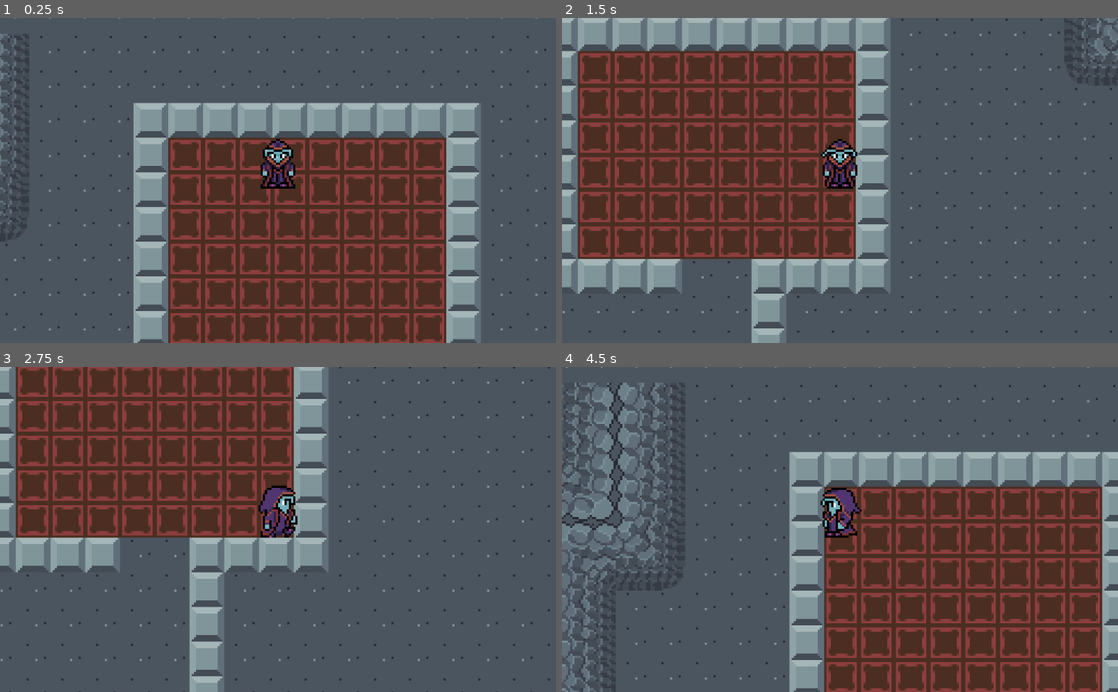
Above: before the commit, frames 1-4 (two rows, left to right).
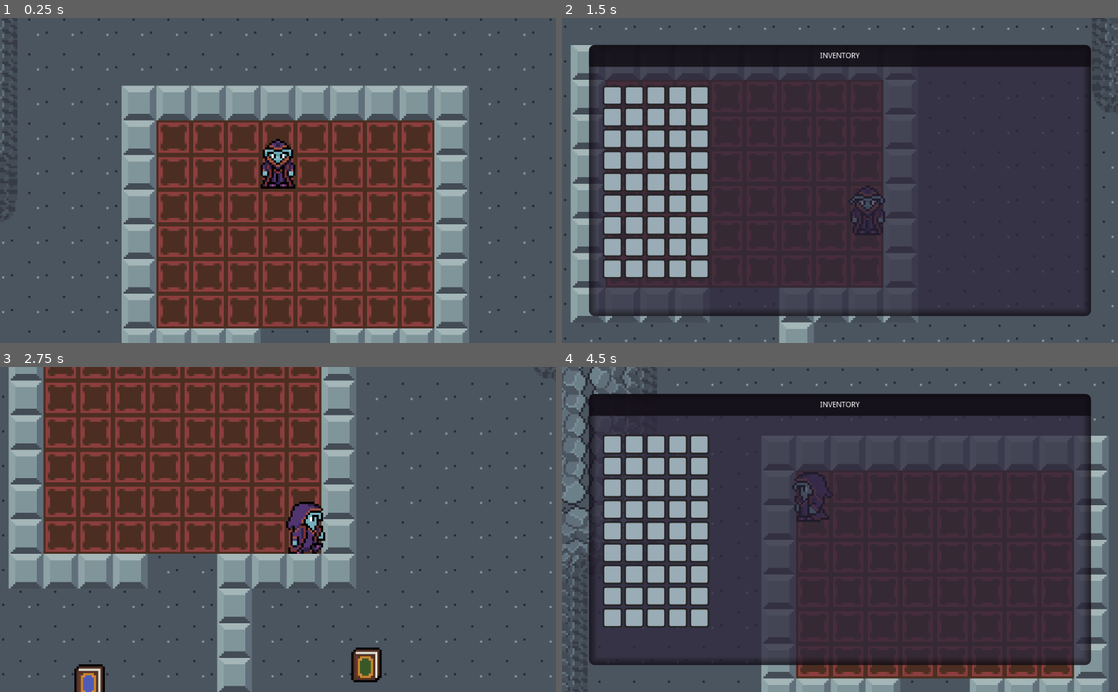
Above: after the commit, the same moments.

Repository: veech/cantation
Game: Godot game, scene res://Scenes/Example_Map.tscn
Same seed, same stepped clock (60 frames per second), same inputs: the game is played once before the commit and once after it.
Inputs:
- Up to frame 1 (0.25 s): no input
- Up to frame 2 (1.5 s): tap Enter (ui_accept) at 0.5, 1.35 s; hold Right (right) 0.53-1.28 s; hold Enter (ui_accept) 0.53-1.28 s; hold Down (down) from 1.28 s (still down)
- Up to frame 3 (2.75 s): tap Enter (ui_accept) at 1.52, 1.82 s; release Down (down) at 2.03 s; hold Right (right) from 2.03 s (still down); hold Enter (ui_accept) from 2.03 s (still down)
- Up to frame 4 (4.5 s): release Right (right) at 2.78 s; release Enter (ui_accept) at 2.78 s; hold Up (up) 2.78-3.53 s; tap Enter (ui_accept) at 2.85, 3.02, 3.32, 4.35 s; hold Enter (ui_accept) 3.53-4.28 s; hold Left (left) from 3.53 s (still down)

The runs differ from the first frame. In frame 1, 34% of the frame differs, in the area x 0-100%, y 0-100%; in frame 2, 72%; in frame 3, 33%; in frame 4, 68%.

Commit message:
Added basic UI for inventory and basic functions

Diff:
--- a/Scenes/Example_Map.tscn
+++ b/Scenes/Example_Map.tscn
@@ -1,8 +1,9 @@
-[gd_scene load_steps=21 format=2]
+[gd_scene load_steps=22 format=2]
 
 [ext_resource path="res://Assets/Tileset_alt.png" type="Texture" id=1]
 [ext_resource path="res://Scenes/Player.tscn" type="PackedScene" id=2]
 [ext_resource path="res://Assets/Floor_Tilemap.png" type="Texture" id=3]
+[ext_resource path="res://Scenes/Spellbook.tscn" type="PackedScene" id=5]
 
 [sub_resource type="ConvexPolygonShape2D" id=1]
 points = PoolVector2Array( 32, 32, 0, 32, 0, 0, 32, 0 )
@@ -519,15 +520,23 @@
 format = 1
 tile_data = PoolIntArray( -196597, 8, 0, -65532, 10, 0, -65531, 8, 0, -65530, 8, 0, -65529, 8, 0, -65528, 8, 0, -65527, …(2666 unchanged characters)…
 
-[node name="KinematicBody2D" parent="." instance=ExtResource( 2 )]
-position = Vector2( 306.469, 97.108 )
-
-[node name="Camera2D" type="Camera2D" parent="KinematicBody2D"]
-current = true
-zoom = Vector2( 0.25, 0.25 )
-
 [node name="TileMap" type="TileMap" parent="."]
 tile_set = SubResource( 17 )
 cell_size = Vector2( 16, 16 )
 format = 1
 tile_data = PoolIntArray( -458724, 2, 0, -393199, 2, 0, -393198, 2, 0, -393197, 2, 0, -393196, 2, 0, -393195, 2, 0, -39 …(41715 unchanged characters)…
+
+[node name="Player" parent="." instance=ExtResource( 2 )]
+position = Vector2( 311.999, 107.831 )
+
+[node name="Spellbook" parent="." instance=ExtResource( 5 )]
+position = Vector2( 277.357, 234.982 )
+
+[node name="Spellbook2" parent="." instance=ExtResource( 5 )]
+position = Vector2( 235.309, 255.004 )
+
+[node name="Spellbook3" parent="." instance=ExtResource( 5 )]
+position = Vector2( 361.942, 345.828 )
+
+[node name="Spellbook4" parent="." instance=ExtResource( 5 )]
+position = Vector2( 404.801, 227.17 )
--- /dev/null
+++ b/Scenes/Inventory_UI.tscn
@@ -0,0 +1,71 @@
+[gd_scene load_steps=5 format=2]
+
+[ext_resource path="res://Scripts/Inventory_UI.gd" type="Script" id=1]
+[ext_resource path="res://Scripts/Inventory.gd" type="Script" id=2]
+
+[sub_resource type="StyleBoxFlat" id=1]
+bg_color = Color( 0.176471, 0.152941, 0.231373, 0.733333 )
+border_width_left = 15
+border_width_top = 15
+border_width_right = 15
+border_width_bottom = 15
+border_color = Color( 0.0627451, 0.0431373, 0.0705882, 0.815686 )
+border_blend = true
+corner_radius_top_left = 10
+corner_radius_top_right = 10
+corner_radius_bottom_right = 10
+corner_radius_bottom_left = 10
+
+[sub_resource type="StyleBoxFlat" id=2]
+bg_color = Color( 0.0627451, 0.0431373, 0.0705882, 0.815686 )
+border_color = Color( 0, 0, 0, 1 )
+corner_radius_top_left = 10
+corner_radius_top_right = 10
+
+[node name="Inventory_UI" type="CanvasLayer"]
+layer = -1
+script = ExtResource( 1 )
+
+[node name="Inventory" type="Panel" parent="."]
+anchor_right = 1.0
+anchor_bottom = 1.0
+margin_left = 50.0
+margin_top = 50.0
+margin_right = -50.0
+margin_bottom = -50.0
+custom_styles/panel = SubResource( 1 )
+script = ExtResource( 2 )
+__meta__ = {
+"_edit_use_anchors_": false
+}
+
+[node name="TopBar" type="Panel" parent="Inventory"]
+anchor_right = 1.0
+margin_bottom = 40.0
+custom_styles/panel = SubResource( 2 )
+__meta__ = {
+"_edit_use_anchors_": false
+}
+
+[node name="Label" type="Label" parent="Inventory/TopBar"]
+anchor_right = 1.0
+anchor_bottom = 1.0
+custom_colors/font_color = Color( 1, 1, 1, 1 )
+text = "Inventory"
+align = 1
+valign = 1
+uppercase = true
+
+[node name="SlotsContainer" type="ScrollContainer" parent="Inventory"]
+anchor_right = 1.0
+anchor_bottom = 1.0
+margin_left = 25.0
+margin_top = 75.0
+margin_right = -25.0
+margin_bottom = -25.0
+__meta__ = {
+"_edit_use_anchors_": false
+}
+
+[node name="Slots" type="GridContainer" parent="Inventory/SlotsContainer"]
+columns = 5
--- a/Scenes/Player.tscn
+++ b/Scenes/Player.tscn
@@ -5,131 +5,131 @@
 
 [sub_resource type="AtlasTexture" id=1]
 atlas = ExtResource( 1 )
-region = Rect2( 0, 192, 64, 64 )
+region = Rect2( 0, 128, 64, 64 )
 
 [sub_resource type="AtlasTexture" id=2]
 atlas = ExtResource( 1 )
-region = Rect2( 64, 192, 64, 64 )
+region = Rect2( 64, 128, 64, 64 )
 
 [sub_resource type="AtlasTexture" id=3]
 atlas = ExtResource( 1 )
-region = Rect2( 128, 192, 64, 64 )
+region = Rect2( 128, 128, 64, 64 )
 
 [sub_resource type="AtlasTexture" id=4]
 atlas = ExtResource( 1 )
-region = Rect2( 192, 192, 64, 64 )
+region = Rect2( 192, 128, 64, 64 )
 
 [sub_resource type="AtlasTexture" id=5]
 atlas = ExtResource( 1 )
-region = Rect2( 0, 64, 64, 64 )
+region = Rect2( 0, 0, 64, 64 )
 
 [sub_resource type="AtlasTexture" id=6]
 atlas = ExtResource( 1 )
-region = Rect2( 64, 64, 64, 64 )
+region = Rect2( 64, 0, 64, 64 )
 
 [sub_resource type="AtlasTexture" id=7]
 atlas = ExtResource( 1 )
-region = Rect2( 128, 64, 64, 64 )
+region = Rect2( 128, 0, 64, 64 )
 
 [sub_resource type="AtlasTexture" id=8]
 atlas = ExtResource( 1 )
-region = Rect2( 192, 64, 64, 64 )
+region = Rect2( 192, 0, 64, 64 )
 
 [sub_resource type="AtlasTexture" id=9]
 atlas = ExtResource( 1 )
-region = Rect2( 128, 256, 64, 64 )
+region = Rect2( 0, 192, 64, 64 )
 
 [sub_resource type="AtlasTexture" id=10]
 atlas = ExtResource( 1 )
-region = Rect2( 192, 256, 64, 64 )
+region = Rect2( 64, 192, 64, 64 )
 
 [sub_resource type="AtlasTexture" id=11]
 atlas = ExtResource( 1 )
-region = Rect2( 0, 128, 64, 64 )
+region = Rect2( 128, 192, 64, 64 )
 
 [sub_resource type="AtlasTexture" id=12]
 atlas = ExtResource( 1 )
-region = Rect2( 64, 128, 64, 64 )
+region = Rect2( 192, 192, 64, 64 )
 
 [sub_resource type="AtlasTexture" id=13]
 atlas = ExtResource( 1 )
-region = Rect2( 128, 128, 64, 64 )
+region = Rect2( 64, 256, 64, 64 )
 
 [sub_resource type="AtlasTexture" id=14]
 atlas = ExtResource( 1 )
-region = Rect2( 192, 128, 64, 64 )
+region = Rect2( 0, 256, 64, 64 )
 
 [sub_resource type="AtlasTexture" id=15]
 atlas = ExtResource( 1 )
-region = Rect2( 0, 0, 64, 64 )
+region = Rect2( 128, 256, 64, 64 )
 
 [sub_resource type="AtlasTexture" id=16]
 atlas = ExtResource( 1 )
-region = Rect2( 64, 0, 64, 64 )
+region = Rect2( 192, 256, 64, 64 )
 
 [sub_resource type="AtlasTexture" id=17]
 atlas = ExtResource( 1 )
-region = Rect2( 128, 0, 64, 64 )
+region = Rect2( 0, 64, 64, 64 )
 
 [sub_resource type="AtlasTexture" id=18]
 atlas = ExtResource( 1 )
-region = Rect2( 192, 0, 64, 64 )
+region = Rect2( 64, 64, 64, 64 )
 
 [sub_resource type="AtlasTexture" id=19]
 atlas = ExtResource( 1 )
-region = Rect2( 64, 256, 64, 64 )
+region = Rect2( 128, 64, 64, 64 )
 
 [sub_resource type="AtlasTexture" id=20]
 atlas = ExtResource( 1 )
-region = Rect2( 0, 256, 64, 64 )
+region = Rect2( 192, 64, 64, 64 )
 
 [sub_resource type="SpriteFrames" id=21]
 animations = [ {
 "frames": [ SubResource( 1 ), SubResource( 2 ), SubResource( 3 ), SubResource( 4 ) ],
 "loop": true,
-"name": "left_walk",
+"name": "right_walk",
 "speed": 5.0
 }, {
 "frames": [ SubResource( 5 ), SubResource( 6 ), SubResource( 7 ), SubResource( 8 ) ],
 "loop": true,
-"name": "down_walk",
+"name": "up_walk",
 "speed": 5.0
 }, {
-"frames": [ SubResource( 9 ) ],
+"frames": [ SubResource( 9 ), SubResource( 10 ), SubResource( 11 ), SubResource( 12 ) ],
+"loop": true,
+"name": "left_walk",
+"speed": 5.0
+}, {
+"frames": [ SubResource( 13 ) ],
+"loop": true,
+"name": "left_idle",
+"speed": 5.0
+}, {
+"frames": [ SubResource( 14 ) ],
+"loop": true,
+"name": "right_idle",
+"speed": 5.0
+}, {
+"frames": [ SubResource( 15 ) ],
 "loop": true,
 "name": "down_idle",
 "speed": 5.0
 }, {
-"frames": [ SubResource( 10 ) ],
+"frames": [ SubResource( 16 ) ],
 "loop": true,
 "name": "up_idle",
 "speed": 5.0
 }, {
-"frames": [ SubResource( 11 ), SubResource( 12 ), SubResource( 13 ), SubResource( 14 ) ],
+"frames": [ SubResource( 17 ), SubResource( 18 ), SubResource( 19 ), SubResource( 20 ) ],
 "loop": true,
-"name": "right_walk",
-"speed": 5.0
-}, {
-"frames": [ SubResource( 15 ), SubResource( 16 ), SubResource( 17 ), SubResource( 18 ) ],
-"loop": true,
-"name": "up_walk",
-"speed": 5.0
-}, {
-"frames": [ SubResource( 19 ) ],
-"loop": true,
-"name": "left_idle",
-"speed": 5.0
-}, {
-"frames": [ SubResource( 20 ) ],
-"loop": true,
-"name": "right_idle",
+"name": "down_walk",
 "speed": 5.0
 } ]
 
 [sub_resource type="RectangleShape2D" id=22]
 extents = Vector2( 7.13808, 11.7045 )
 
-[node name="KinematicBody2D" type="KinematicBody2D"]
+[node name="Player" type="KinematicBody2D"]
 script = ExtResource( 2 )
 
 [node name="AnimatedSprite" type="AnimatedSprite" parent="."]
@@ -142,3 +142,15 @@
 [node name="CollisionShape2D" type="CollisionShape2D" parent="."]
 position = Vector2( 0, -8 )
 shape = SubResource( 22 )
+
+[node name="Camera2D" type="Camera2D" parent="."]
+current = true
+zoom = Vector2( 0.25, 0.25 )
+drag_margin_h_enabled = true
+drag_margin_v_enabled = true
+smoothing_enabled = true
+smoothing_speed = 10.0
+drag_margin_left = 0.1
+drag_margin_top = 0.1
+drag_margin_right = 0.1
+drag_margin_bottom = 0.1
--- /dev/null
+++ b/Scenes/Potion.tscn
@@ -0,0 +1,19 @@
+[gd_scene load_steps=4 format=2]
+
+[ext_resource path="res://Scripts/Potion.gd" type="Script" id=1]
+[ext_resource path="res://Assets/Items_sheet.png" type="Texture" id=2]
+
+[sub_resource type="RectangleShape2D" id=1]
+extents = Vector2( 7.25699, 7.43051 )
+
+[node name="Potion" type="Area2D"]
+script = ExtResource( 1 )
+
+[node name="Sprite" type="Sprite" parent="."]
+texture = ExtResource( 2 )
+region_enabled = true
+region_rect = Rect2( 16, 0, 16, 16 )
+
+[node name="CollisionShape2D" type="CollisionShape2D" parent="."]
+shape = SubResource( 1 )
+[connection signal="body_entered" from="." to="." method="_on_Potion_body_entered"]
--- /dev/null
+++ b/Scenes/Spellbook.tscn
@@ -0,0 +1,19 @@
+[gd_scene load_steps=4 format=2]
+
+[ext_resource path="res://Assets/SpellBooks_Overworld.png" type="Texture" id=1]
+[ext_resource path="res://Scripts/Spellbook.gd" type="Script" id=2]
+
+[sub_resource type="RectangleShape2D" id=1]
+extents = Vector2( 7.03826, 8.34957 )
+
+[node name="Spellbook" type="Area2D"]
+script = ExtResource( 2 )
+
+[node name="Sprite" type="Sprite" parent="."]
+texture = ExtResource( 1 )
+region_enabled = true
+region_rect = Rect2( 64, 0, 16, 16 )
+
+[node name="CollisionShape2D" type="CollisionShape2D" parent="."]
+shape = SubResource( 1 )
+[connection signal="body_entered" from="." to="." method="_on_Spellbook_body_entered"]
--- /dev/null
+++ b/Scripts/Global.gd
@@ -0,0 +1,33 @@
+extends Node
+class_name Global
+
+enum SlotType {
+	SLOT_DEFAULT = 0,
+	SLOT_POTION,
+	SLOT_DAMAGE_SPELL,
+	SLOT_UTILITY_SPELL
+}
+
+enum ELEMENTS {
+	NONELEMENTAL = 0,
+	EARTH,
+	WIND,
+	WATER,
+	FIRE
+}
+
+const item_images = [
+	preload("res://Assets/Icon_Images/non_elemental.png"),
+	preload("res://Assets/Icon_Images/earth.png"),
+	preload("res://Assets/Icon_Images/wind.png"),
+	preload("res://Assets/Icon_Images/water.png"),
+	preload("res://Assets/Icon_Images/fire.png"),
+]
+
+const overworld_images = [
+	preload("res://Assets/Overworld_Sprites/non_elemental_overworld.png"),
+	preload("res://Assets/Overworld_Sprites/earth_overworld.png"),
+	preload("res://Assets/Overworld_Sprites/air_overworld.png"),
+	preload("res://Assets/Overworld_Sprites/water_overworld.png"),
+	preload("res://Assets/Overworld_Sprites/fire_overworld.png"),
+]
--- /dev/null
+++ b/Scripts/Inventory.gd
@@ -0,0 +1,29 @@
+####	I got this
+####	Global enum is used to categorize items. healthPotion, magicPotion, fireSpell, earthSpell, etc
+####	all other data about the item is stored in the same class/struct. slot_type, world_sprite, icon_sprite, etc
+
+extends Panel
+
+const ItemSlotClass = preload("res://Scripts/ItemSlot.gd")
+const ItemClass = preload("res://Scripts/Item.gd")
+
+const MAX_SLOTS = 45
+
+var slotList = Array()
+
+func _ready():
+	var slots = get_node("SlotsContainer/Slots")
+	for _i in range(MAX_SLOTS):
+		var slot = ItemSlotClass.new()
+		slotList.append(slot)
+		slots.add_child(slot)
+
+func get_free_slot():
+	for slot in slotList:
+		if !slot.item:
+			return slot
+
+func add_item(attributes):
+	var slot = get_free_slot()
+	if slot:
+		slot.set_item(ItemClass.new(attributes, null, Global.item_images[attributes.element]))
--- /dev/null
+++ b/Scripts/Inventory_UI.gd
@@ -0,0 +1,11 @@
+extends CanvasLayer
+
+func _input(event):
+	if event.is_action_pressed("ui_accept"):
+		toggle_visibility()
+
+func toggle_visibility():
+	if layer == 1:
+		layer = -1
+	else:
+		 layer = 1
--- /dev/null
+++ b/Scripts/Item.gd
@@ -0,0 +1,14 @@
+####	I will have a spellbook and a potion class with a struct for their respective attributes
+####	This item class will remain pretty item neutral I think.
+####	each item will pass its attributes to the inventory_ui and the slot will store these
+
+
+extends TextureRect
+
+var attributes
+var item_slot
+
+func _init(attributes, item_slot, icon_texture):
+	self.attributes = attributes
+	texture = icon_texture
+	self.item_slot = item_slot
--- /dev/null
+++ b/Scripts/ItemSlot.gd
@@ -0,0 +1,26 @@
+extends Panel
+
+
+var slotIndex
+var item = null
+var style
+
+func _init():
+	rect_min_size = Vector2(36, 36)
+	style = StyleBoxFlat.new()
+	refreshColors()
+	style.set_border_width_all(3)
+	style.set_corner_radius_all(5)
+
+	set('custom_styles/panel', style)
+
+func set_item(new_item):
+	add_child(new_item)
+	item = new_item
+	item.item_slot = self
+
+
+
+func refreshColors():
+	style.bg_color = Color("#9badb7")
+	style.border_color = Color("#252222")
--- a/Scripts/Player.gd
+++ b/Scripts/Player.gd
@@ -4,6 +4,8 @@
 
 var motion: Vector2 = Vector2(0, 0)
 var facing_direction: Vector2 = Vector2(0, 1)
+
+
 
 func _physics_process(delta):
 	_move()
@@ -56,3 +58,23 @@
 		$AnimatedSprite.play("left_idle")
 	elif facing_direction.x > 0:
 		$AnimatedSprite.play("right_idle")
+
+
+
+#Player Inventory code. We prolly need to move this to its own script/scene in the near future
+enum Potion { HEALTH, MAGIC }
+var health_potions = 0
+var magic_potions = 0
+
+func add_potion(type):
+	if type == Potion.HEALTH:
+		health_potions += 1
+	else:
+		magic_potions += 1
+	emit_signal("player_state_changed", self)
+	print("Player potion count\n", "Health potions: ", health_potions, "\n",
+		"Magic Potions: ", magic_potions, "\n")
+
+func add_spellbook(attributes):
+	print("Player picked up spellbook\n")
+	print(attributes.print_attributes(), "\n")
--- /dev/null
+++ b/Scripts/Potion.gd
@@ -0,0 +1,23 @@
+tool extends Area2D
+
+enum Potion { HEALTH, MAGIC }
+export (Potion) var type = Potion.HEALTH
+
+func _ready():
+	if type == Potion.HEALTH:
+		$Sprite.region_rect.position.x = 16
+	else:
+		$Sprite.region_rect.position.x = 0
+
+
+# Called every frame. 'delta' is the elapsed time since the previous frame.
+func _process(delta):
+	if type == Potion.HEALTH:
+		$Sprite.region_rect.position.x = 16
+	else:
+		$Sprite.region_rect.position.x = 0
+
+func _on_Potion_body_entered(body):
+	if body.name == "Player":
+		body.add_potion(type)
+		get_tree().queue_delete(self)
--- /dev/null
+++ b/Scripts/Spellbook.gd
@@ -0,0 +1,81 @@
+#####	I think how I need this to work is that all the data related to each spellbook is contained in one struct
+#####	then that struct is passed onto the inventory and that struct is stored in an array.
+#####
+#####	Also, maybe the individual item does get collision info from the player but then passes its data on to the
+#####	inventory scene which is a child node of the player? That way we can separate out duties between scripts
+#####
+#####	Getting the overworld sprite is easy, I can leave it as is for the most part
+#####	Getting the icon sprite however... Maybe I have some sort of similar setup where I have them all on the same sprite sheet
+#####	and I select them based on the item type/element
+
+tool extends Area2D
+var attributes
+onready var inventory = get_node("/root/Inventory_UI").get_child(0)
+
+
+class Attributes:
+	var slot_type = Global.SlotType.SLOT_DAMAGE_SPELL
+	var element
+	var damage
+	var elemental_damage
+	var projectile_range
+	var projectile_speed
+	var burst_radius
+
+
+	func _init():
+		randomize()
+		self.element = randi() % len(Global.ELEMENTS)
+		self.damage = randi() % 10
+		self.elemental_damage = randi() % 5
+		self.projectile_range = randi() % 20 + 10
+		self.projectile_speed = randi() % 30 + 15
+		self.burst_radius = randi() % 5
+
+	func print_attributes():
+		print("element: ", self.element)
+		print("damage: ", self.damage)
+		print("elemental_damage: ", self.elemental_damage)
+		print("projectile_range: ", self.projectile_range)
+		print("projectile_speed: ", self.projectile_speed)
+		print("burst_radius: ", self.burst_radius)
+
+func _init(attributes = Attributes.new()):
+	self.attributes = attributes
+
+func _ready():
+	#Necessary to generate seed for spell randomization
+	randomize()
+	if attributes.element == Global.ELEMENTS.NONELEMENTAL:
+		$Sprite.region_rect.position.x = 0
+	elif attributes.element == Global.ELEMENTS.EARTH:
+		$Sprite.region_rect.position.x = 16
+	elif attributes.element == Global.ELEMENTS.WIND:
+		$Sprite.region_rect.position.x = 32
+	elif attributes.element == Global.ELEMENTS.WATER:
+		$Sprite.region_rect.position.x = 48
+	elif attributes.element == Global.ELEMENTS.FIRE:
+		$Sprite.region_rect.position.x = 64
+
+
+
+# Called every frame. 'delta' is the elapsed time since the previous frame.
+func _process(delta):
+	if attributes.element == Global.ELEMENTS.NONELEMENTAL:
+		$Sprite.region_rect.position.x = 0
+	elif attributes.element == Global.ELEMENTS.EARTH:
+		$Sprite.region_rect.position.x = 16
+	elif attributes.element == Global.ELEMENTS.WIND:
+		$Sprite.region_rect.position.x = 32
+	elif attributes.element == Global.ELEMENTS.WATER:
+		$Sprite.region_rect.position.x = 48
+	elif attributes.element == Global.ELEMENTS.FIRE:
+		$Sprite.region_rect.position.x = 64
+
+
+func _on_Spellbook_body_entered(body):
+	if body.name == "Player":
+		if inventory.get_free_slot():
+			body.add_spellbook(attributes)
+			inventory.add_item(attributes)
+			get_tree().queue_delete(self)
--- a/project.godot
+++ b/project.godot
@@ -8,9 +8,14 @@
 
 config_version=4
 
-_global_script_classes=[  ]
+_global_script_classes=[ {
+"base": "Node",
+"class": "Global",
+"language": "GDScript",
+"path": "res://Scripts/Global.gd"
+} ]
 _global_script_class_icons={
-
+"Global": ""
 }
 
 [application]
@@ -18,6 +23,10 @@
 config/name="Cantation"
 run/main_scene="res://Scenes/Example_Map.tscn"
 config/icon="res://icon.png"
+
+[autoload]
+
+Inventory_UI="*res://Scenes/Inventory_UI.tscn"
 
 [input]
 
Binary file added: Assets/Icon_Images/earth.png
Not shown, added: Assets/Icon_Images/earth.png.import
Binary file added: Assets/Icon_Images/fire.png
Not shown, added: Assets/Icon_Images/fire.png.import
Binary file added: Assets/Icon_Images/non_elemental.png
Not shown, added: Assets/Icon_Images/non_elemental.png.import
Binary file added: Assets/Icon_Images/water.png
Not shown, added: Assets/Icon_Images/water.png.import
Binary file added: Assets/Icon_Images/wind.png
Not shown, added: Assets/Icon_Images/wind.png.import
Binary file added: Assets/Items_sheet.png
Not shown, added: Assets/Items_sheet.png.import
(and 14 more such lines)
